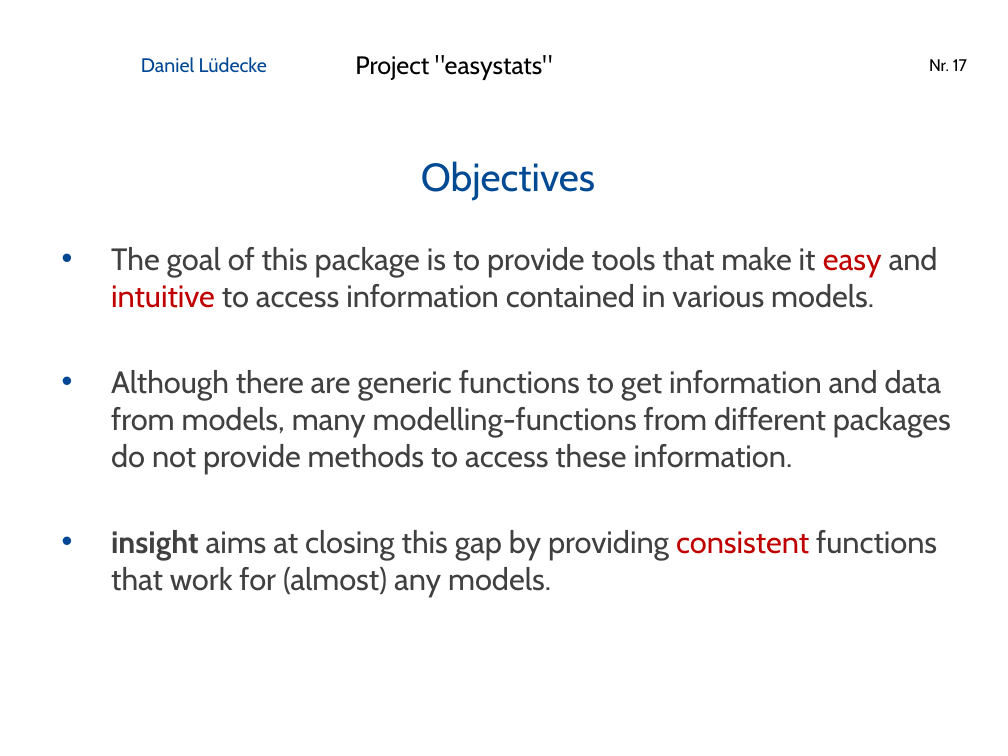
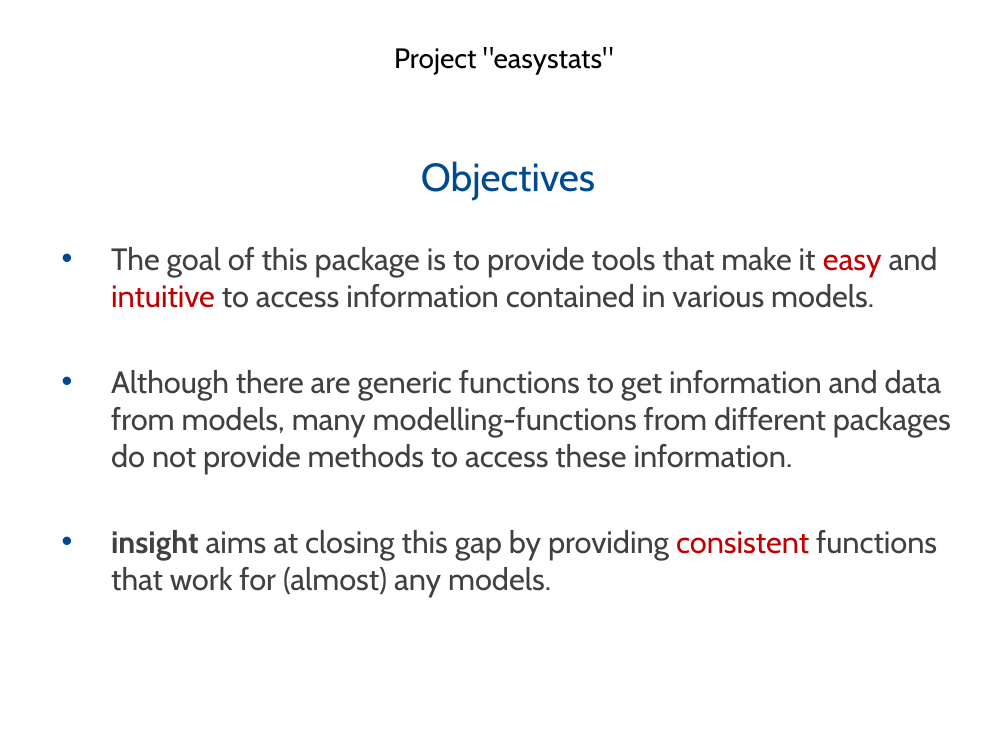
Before and after one commit to easystats/easystats, a slide deck: slide 17 of presentations/2019-02_Hamburg_RUG/1902 Hamburg RUG easystats.pptx. Drawn at 1008x756 pixels with LibreOffice and Linux fonts; fonts in the diff are those of the drawing; background and template pictures are left out. Boxes give left, top, right and bottom in pixels: in the first picture for what was removed or moved away, otherwise in the second. Text is boxed around its words. In the diff, an @@ line names an element or a change of style, - is before the commit and + after.

```diff
--- a/presentations/2019-02_Hamburg_RUG/1902 Hamburg RUG easystats.pptx
+++ b/presentations/2019-02_Hamburg_RUG/1902 Hamburg RUG easystats.pptx
@@ text "Project "easystats"": place and size @@
-text "Project "easystats"" at [355,55,553,80]
+text "Project "easystats"" at [394,47,614,75]
@@ text "Project "easystats"" at [394,47,614,75]: size 18 to 20 pt; alignment left to centre @@
@@ text removed at [141,57,267,73] @@
-Daniel Lüdecke
@@ page number removed at [929,59,967,71] @@
-Nr. 17
```
Also in this commit, not shown: 12 other slides changed, 1 other file.
